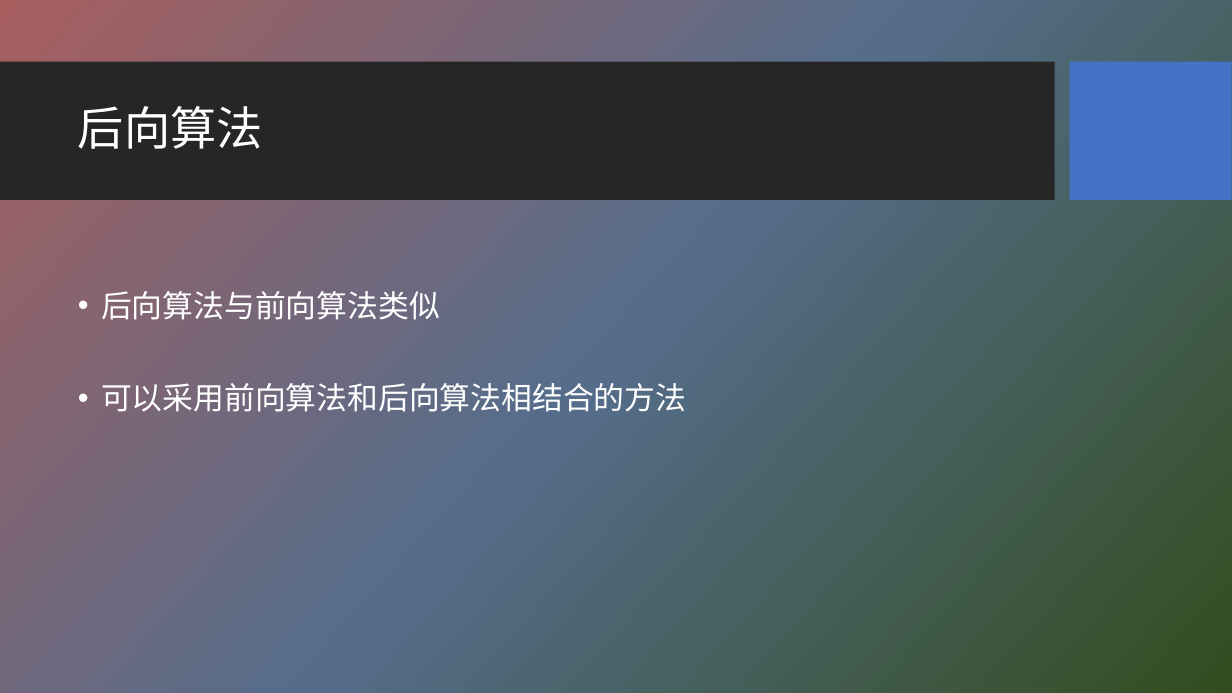
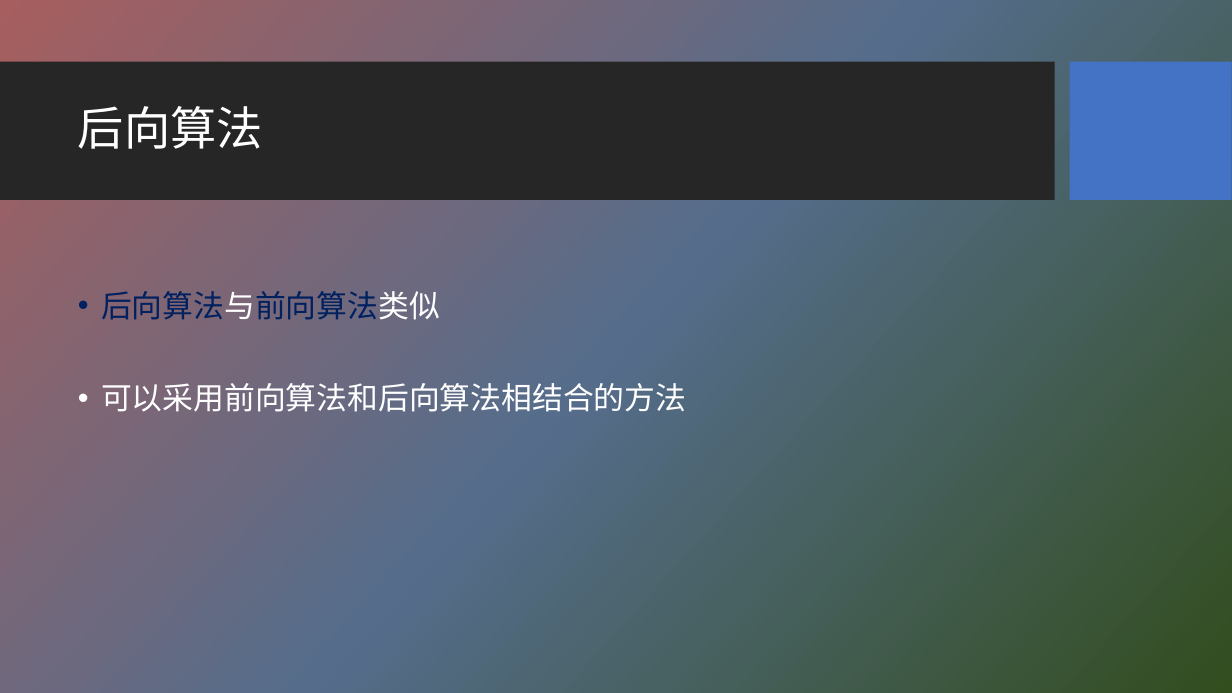
Before and after one commit to HBU/NLP_PPT, a slide deck: slide 18 of PPT-2020/ch04 隐马尔科夫模型.pptx. Drawn at 1232x693 pixels with LibreOffice and Linux fonts; fonts in the diff are those of the drawing; background and template pictures are left out. Boxes give left, top, right and bottom in pixels: in the first picture for what was removed or moved away, otherwise in the second. Text is boxed around its words. In the diff, an @@ line names an element or a change of style, - is before the commit and + after.

```diff
--- a/PPT-2020/ch04 隐马尔科夫模型.pptx
+++ b/PPT-2020/ch04 隐马尔科夫模型.pptx
@@ text at <box>101,291,440,320</box>: text colour #FFFFFF to #002060 in "后向算法与前向算法类似" @@
```
Also in this commit, not shown: 15 other slides changed, 1 other file.
